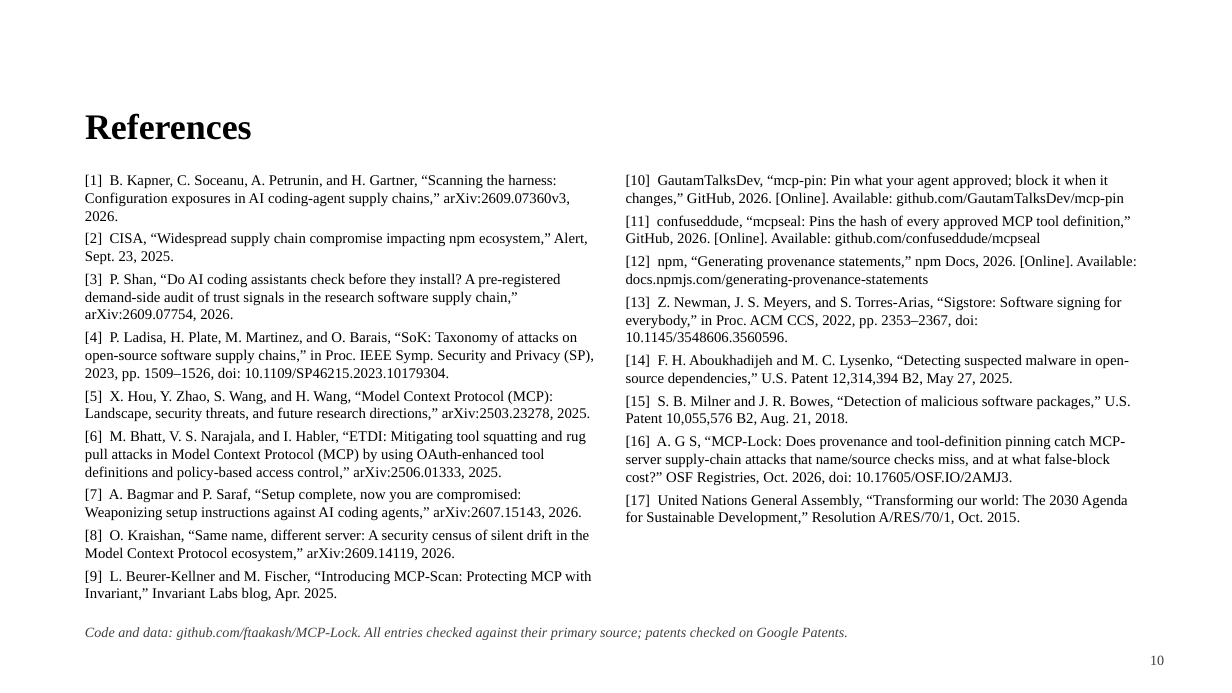
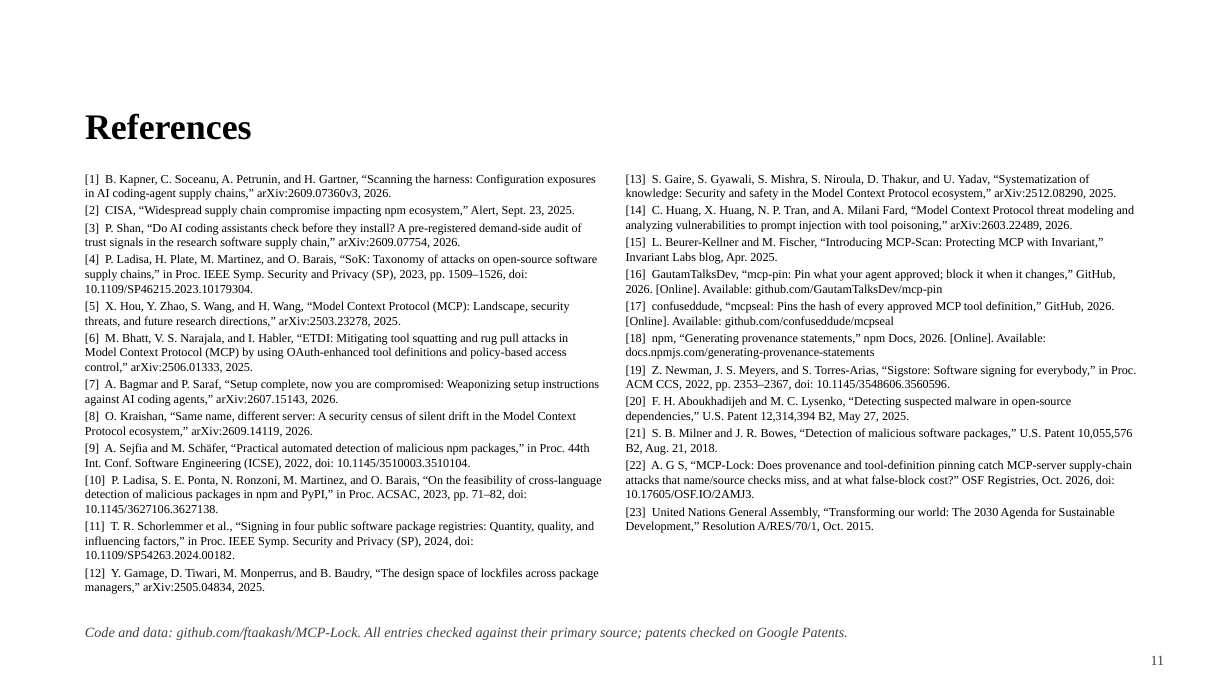
Before and after one commit to ftaakash/MCP-Lock, a slide deck: slide 11 of reports/presentation/MCP-Lock-Review0.pptx (slide 10 before the commit). Drawn at 1232x693 pixels with LibreOffice and Linux fonts; fonts in the diff are those of the drawing; background and template pictures are left out. Boxes give left, top, right and bottom in pixels: in the first picture for what was removed or moved away, otherwise in the second. Text is boxed around its words. In the diff, an @@ line names an element or a change of style, - is before the commit and + after.

Commit message:
docs: Review 0 deck adds six verified 2022-2026 papers, simple alternatives, CSBS and guide title

```diff
--- a/reports/presentation/MCP-Lock-Review0.pptx
+++ b/reports/presentation/MCP-Lock-Review0.pptx
@@ text at box(85, 174, 599, 437): size 11.5 to 9.5 pt in "[1] B. Kapner, C. Soceanu, A. Petrunin, ...", "[2] CISA, “Widespread supply chain compromise impacting ...", "[3] P. Shan, “Do AI coding assistants ...", "[4] P. Ladisa, H. Plate, M. Martinez, ..." and 4 more places; less space between paragraphs @@
@@ text at box(626, 174, 1136, 533): text changed; size 11.5 to 9.5 pt @@
-[10] GautamTalksDev, “mcp-pin: Pin what your agent approved; block it when it changes,” GitHub, 2026. [Online]. Available: github.com/GautamTalksDev/mcp-pin
-[11] confuseddude, “mcpseal: Pins the hash of every approved MCP tool definition,” GitHub, 2026. [Online]. Available: github.com/confuseddude/mcpseal
-[12] npm, “Generating provenance statements,” npm Docs, 2026. [Online]. Available: docs.npmjs.com/generating-provenance-statements
-[13] Z. Newman, J. S. Meyers, and S. Torres-Arias, “Sigstore: Software signing for everybody,” in Proc. ACM CCS, 2022, pp. 2353–2367, doi: 10.1145/3548606.3560596.
-[14] F. H. Aboukhadijeh and M. C. Lysenko, “Detecting suspected malware in open-source dependencies,” U.S. Patent 12,314,394 B2, May 27, 2025.
-[15] S. B. Milner and J. R. Bowes, “Detection of malicious software packages,” U.S. Patent 10,055,576 B2, Aug. 21, 2018.
-[16] A. G S, “MCP-Lock: Does provenance and tool-definition pinning catch MCP-server supply-chain attacks that name/source checks miss, and at what false-block cost?” OSF Registries, Oct. 2026, doi: 10.17605/OSF.IO/2AMJ3.
-[17] United Nations General Assembly, “Transforming our world: The 2030 Agenda for Sustainable Development,” Resolution A/RES/70/1, Oct. 2015.
+[13] S. Gaire, S. Gyawali, S. Mishra, S. Niroula, D. Thakur, and U. Yadav, “Systematization of knowledge: Security and safety in the Model Context Protocol ecosystem,” arXiv:2512.08290, 2025.
+[14] C. Huang, X. Huang, N. P. Tran, and A. Milani Fard, “Model Context Protocol threat modeling and analyzing vulnerabilities to prompt injection with tool poisoning,” arXiv:2603.22489, 2026.
+[15] L. Beurer-Kellner and M. Fischer, “Introducing MCP-Scan: Protecting MCP with Invariant,” Invariant Labs blog, Apr. 2025.
+[16] GautamTalksDev, “mcp-pin: Pin what your agent approved; block it when it changes,” GitHub, 2026. [Online]. Available: github.com/GautamTalksDev/mcp-pin
+[17] confuseddude, “mcpseal: Pins the hash of every approved MCP tool definition,” GitHub, 2026. [Online]. Available: github.com/confuseddude/mcpseal
+[18] npm, “Generating provenance statements,” npm Docs, 2026. [Online]. Available: docs.npmjs.com/generating-provenance-statements
+[19] Z. Newman, J. S. Meyers, and S. Torres-Arias, “Sigstore: Software signing for everybody,” in Proc. ACM CCS, 2022, pp. 2353–2367, doi: 10.1145/3548606.3560596.
+[20] F. H. Aboukhadijeh and M. C. Lysenko, “Detecting suspected malware in open-source dependencies,” U.S. Patent 12,314,394 B2, May 27, 2025.
+[21] S. B. Milner and J. R. Bowes, “Detection of malicious software packages,” U.S. Patent 10,055,576 B2, Aug. 21, 2018.
+[22] A. G S, “MCP-Lock: Does provenance and tool-definition pinning catch MCP-server supply-chain attacks that name/source checks miss, and at what false-block cost?” OSF Registries, Oct. 2026, doi: 10.17605/OSF.IO/2AMJ3.
+[23] United Nations General Assembly, “Transforming our world: The 2030 Agenda for Sustainable Development,” Resolution A/RES/70/1, Oct. 2015.
@@ text at box(85, 443, 602, 594): text changed; size 11.5 to 9.5 pt @@
-[9] L. Beurer-Kellner and M. Fischer, “Introducing MCP-Scan: Protecting MCP with Invariant,” Invariant Labs blog, Apr. 2025.
+[9] A. Sejfia and M. Schäfer, “Practical automated detection of malicious npm packages,” in Proc. 44th Int. Conf. Software Engineering (ICSE), 2022, doi: 10.1145/3510003.3510104.
+[10] P. Ladisa, S. E. Ponta, N. Ronzoni, M. Martinez, and O. Barais, “On the feasibility of cross-language detection of malicious packages in npm and PyPI,” in Proc. ACSAC, 2023, pp. 71–82, doi: 10.1145/3627106.3627138.
+[11] T. R. Schorlemmer et al., “Signing in four public software package registries: Quantity, quality, and influencing factors,” in Proc. IEEE Symp. Security and Privacy (SP), 2024, doi: 10.1109/SP54263.2024.00182.
+[12] Y. Gamage, D. Tiwari, M. Monperrus, and B. Baudry, “The design space of lockfiles across package managers,” arXiv:2505.04834, 2025.
@@ page number at box(1151, 656, 1165, 665): text changed @@
-10
+11
```
Also in this commit, not shown: 4 other slides changed, 1 slide added, 2 other files.
